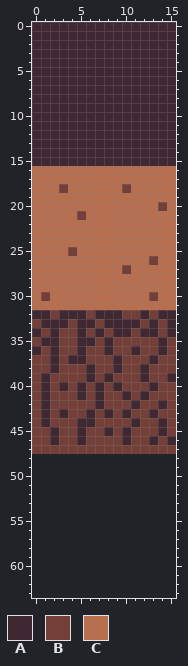
Two states of a pixel-art sprite, gfx/tiles.png. The first picture shows the starting point.
The file is 16x48 pixels. The old version is drawn lined up with the new one, on the new canvas.
Palette (. is transparent): A #3f2832  B #743f39  C #b86f50
Pixels before, first column x 0:
 0 AAAAAAAAAAAAAAAA
 1 AAAAAAAAAAAAAAAA
 2 AAAAAAAAAAAAAAAA
 3 AAAAAAAAAAAAAAAA
 4 AAAAAAAAAAAAAAAA
 5 AAAAAAAAAAAAAAAA
 6 AAAAAAAAAAAAAAAA
 7 AAAAAAAAAAAAAAAA
 8 AAAAAAAAAAAAAAAA
 9 AAAAAAAAAAAAAAAA
10 AAAAAAAAAAAAAAAA
11 AAAAAAAAAAAAAAAA
12 AAAAAAAAAAAAAAAA
13 AAAAAAAAAAAAAAAA
14 AAAAAAAAAAAAAAAA
15 AAAAAAAAAAAAAAAA
16 CCCCCCCCCCCCCCCC
17 CCCCCCCCCCCCCCCC
18 CCCBCCCCCCBCCCCC
19 CCCCCCCCCCCCCCCC
20 CCCCCCCCCCCCCCBC
21 CCCCCBCCCCCCCCCC
22 CCCCCCCCCCCCCCCC
23 CCCCCCCCCCCCCCCC
24 CCCCCCCCCCCCCCCC
25 CCCCBCCCCCCCCCCC
26 CCCCCCCCCCCCCBCC
27 CCCCCCCCCCBCCCCC
28 CCCCCCCCCCCCCCCC
29 CCCCCCCCCCCCCCCC
30 CBCCCCCCCCCCCBCC
31 CCCCCCCCCCCCCCCC
32 AABAAABAAABBABAA
33 BAAABAABAAAABABA
34 ABABBABABAABAABA
35 BAABBAABABBBBBAB
36 ABABBABBABBABBAB
37 BBABAABBBABBBABB
38 BBABBBABBABBABBB
39 BABBBBABABBBABBA
40 BABABABABABBBABB
41 BABBBABABBABABBB
42 BABBBBBABBBABBAB
43 BABABBABABABBABB
44 BABBBAABBBBABBAB
45 BBABBABBABABBBAB
46 BBABBABBBBABBABA
47 BBBBBBBBBBBBBBBB
New version:
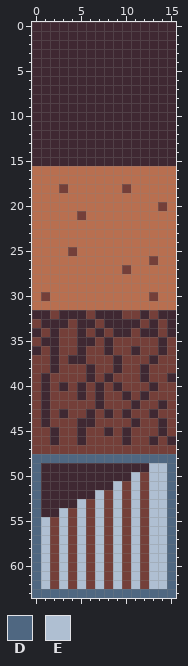
Colours new in this view: D #4f6781  E #afbfd2
Changes in this commit:
canvas 16x48 -> 16x64
y 48: x 0..15 ................ -> DDDDDDDDDDDDDDDD
y 49: x 0..15 ................ -> DAAAAAAAAAAAAEED
y 50: x 0..15 ................ -> DAAAAAAAAAAEBEED
y 51: x 0..15 ................ -> DAAAAAAAAEBEBEED
y 52: x 0..15 ................ -> DAAAAAAEBEBEBEED
y 53: x 0..15 ................ -> DAAAAEBEBEBEBEED
y 54: x 0..15 ................ -> DAAEBEBEBEBEBEED
y 55..62: x 0..15 ................ -> DEBEBEBEBEBEBEED
y 63: x 0..15 ................ -> DDDDDDDDDDDDDDDD
Boxes around the changes in both pictures, in picture pixels (x1, y1, x2, y2):
added: (32, 454, 176, 598)
